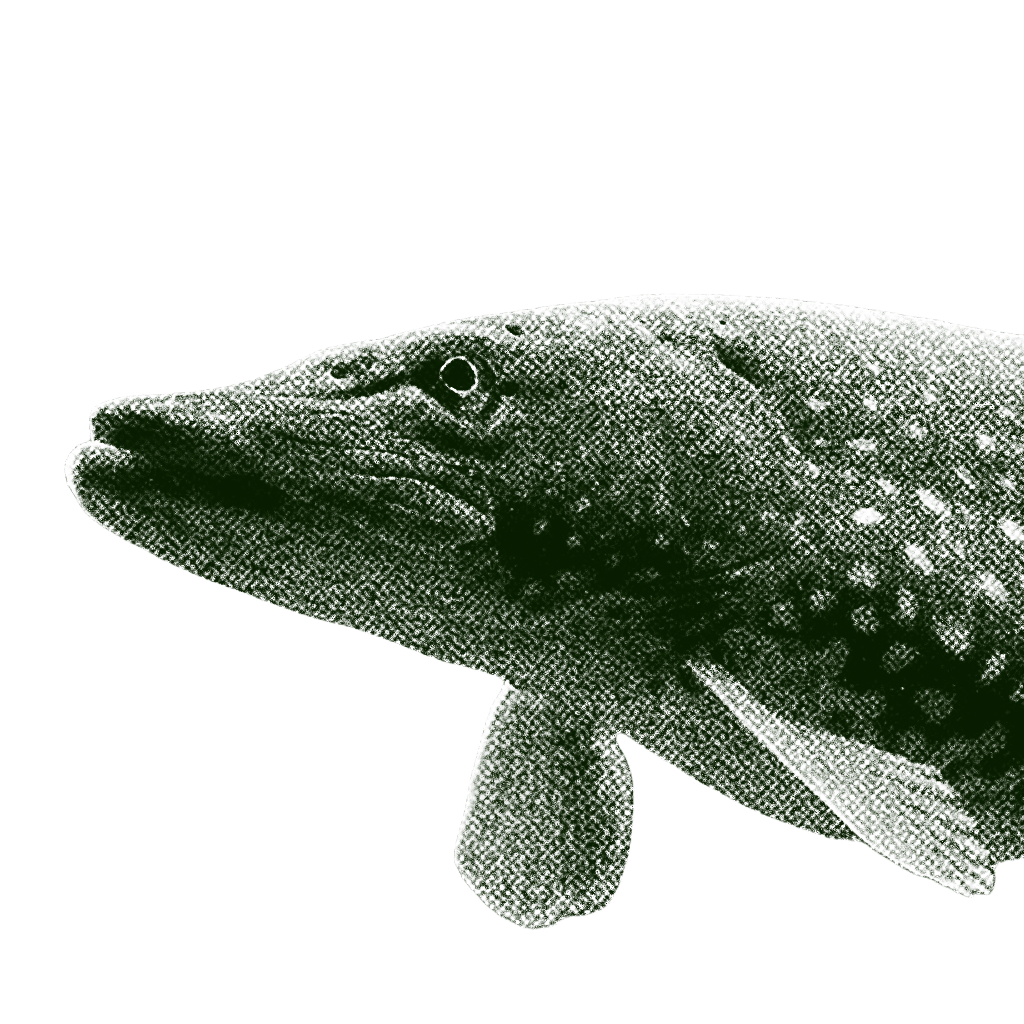
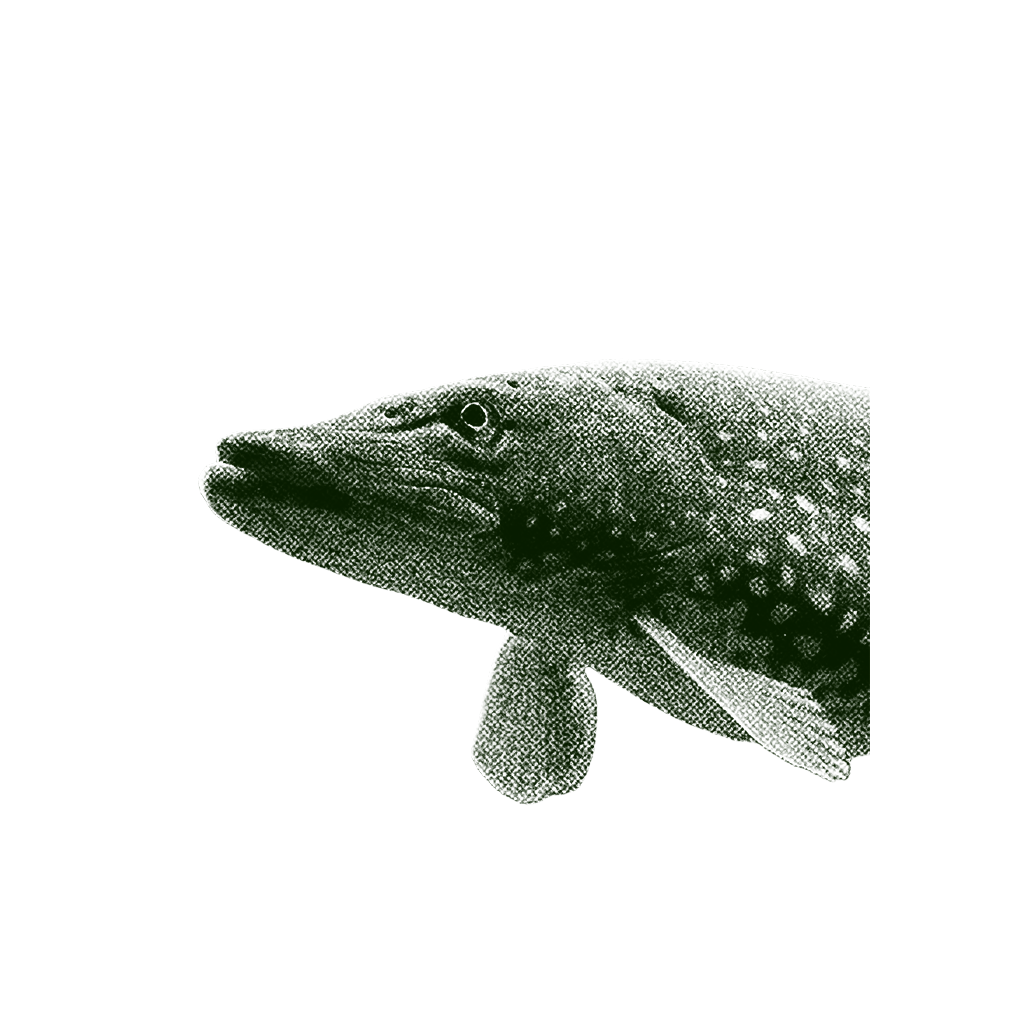
Before/after of a 1024×1024 layered artwork. What changed in the layer stack:
painted on "Layer 1 copy" over [64, 293, 1024, 930]
